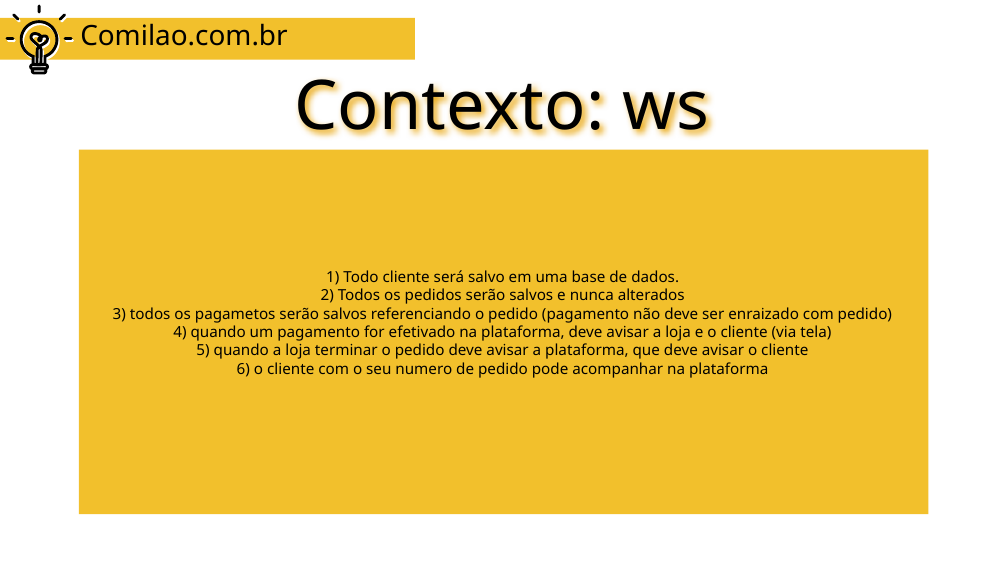
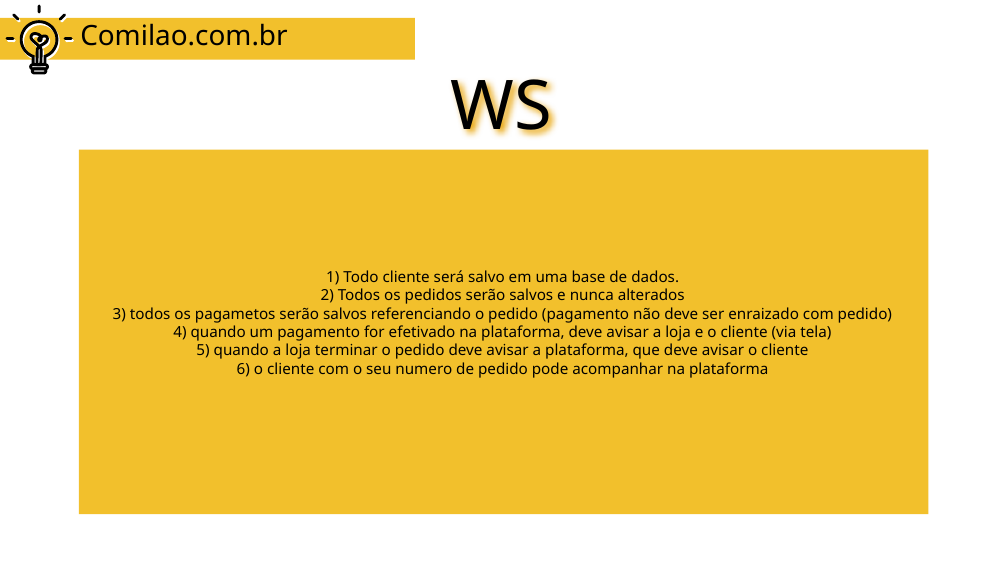
Before and after one commit to DeveloperBreno/OrderAPI, a slide deck: slide 4 of docs/Dominio.odp. Drawn at 1008x567 pixels with LibreOffice and Linux fonts; fonts in the diff are those of the drawing. Boxes give left, top, right and bottom in pixels: in the first picture for what was removed or moved away, otherwise in the second. Text is boxed around its words. In the diff, an @@ line names an element or a change of style, - is before the commit and + after.

```diff
--- a/docs/Dominio.odp
+++ b/docs/Dominio.odp
@@ title at [451, 79, 552, 136]: text changed @@
-Contexto: ws
+WS
```
Also in this commit, not shown: 2 other slides changed, 1 other file.
